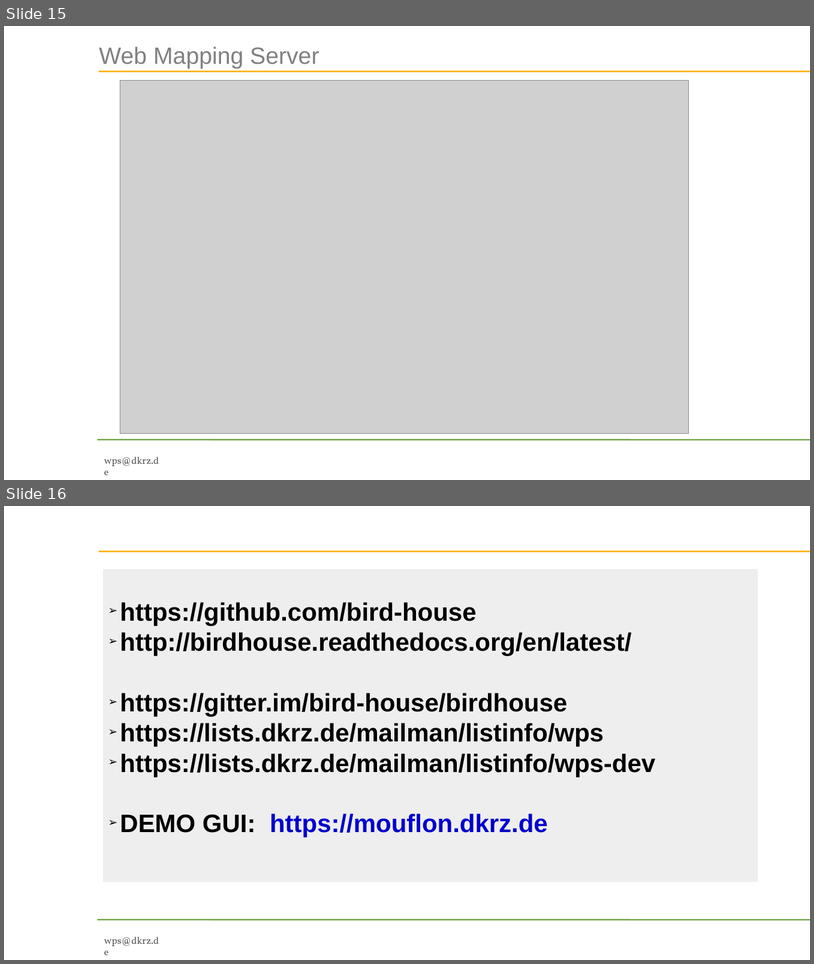
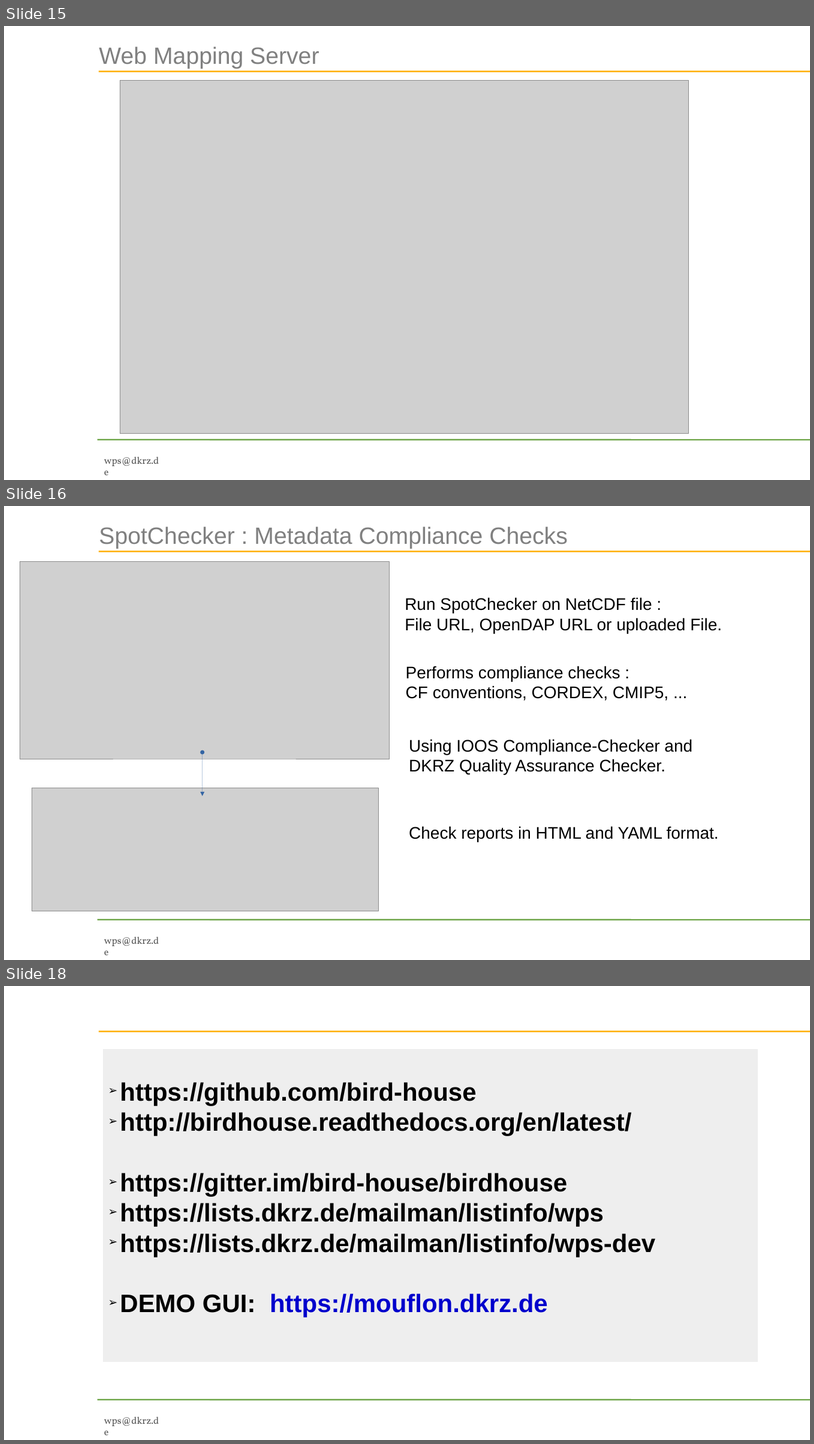
Before and after one commit to bird-house/birdhouse-docs, a slide deck: slides/birdhouse-esgf-f2f-2016/birdhouse-esgf-f2f-2016.odp. Shown one above the other, each under a label of ours: slides 15 and 16 before the commit, slides 15, 16 and 18 after it; the slides between them are not shown. The pictures are 814x964 and 814x1444 pixels, drawn with LibreOffice and Linux fonts; fonts in the diff are those of the drawing; grey boxes stand for pictures; background and template pictures are left out. Boxes give left, top, right and bottom in pixels: in the first picture for what was removed or moved away, otherwise in the second. Text is boxed around its words. In the diff, an @@ line names an element or a change of style, - is before the commit and + after.

```diff
--- a/slides/birdhouse-esgf-f2f-2016/birdhouse-esgf-f2f-2016.odp
+++ b/slides/birdhouse-esgf-f2f-2016/birdhouse-esgf-f2f-2016.odp
@@ slide 16 added at bbox=[4, 506, 810, 960], background picture (left out); not listed: 3 template elements that a slide beside it also shows @@
@@ title added at bbox=[99, 526, 568, 549], 33.6 pt, text #808080 @@
+SpotChecker : Metadata Compliance Checks
@@ picture added at bbox=[20, 561, 389, 759] @@
@@ text added at bbox=[405, 597, 722, 633], 24 pt, text #000000 @@
+Run SpotChecker on NetCDF file :
+File URL, OpenDAP URL or uploaded File.
@@ text added at bbox=[406, 666, 669, 700], 24 pt, text #000000 @@
+Performs compliance checks :
+CF conventions, CORDEX, CMIP5, ...
@@ text added at bbox=[409, 739, 693, 774], 24 pt, text #000000 @@
+Using IOOS Compliance-Checker and
+DKRZ Quality Assurance Checker.
@@ double arrow added from (203, 752) to (203, 796), #3465A4 0 pt @@
@@ picture added at bbox=[32, 788, 378, 911] @@
@@ text added at bbox=[409, 826, 719, 841], 24 pt, text #000000 @@
+Check reports in HTML and YAML format.
@@ what was slide 16 is now slide 18 @@
```
Also in this commit, not shown: 1 slide changed, 1 other slide added.
